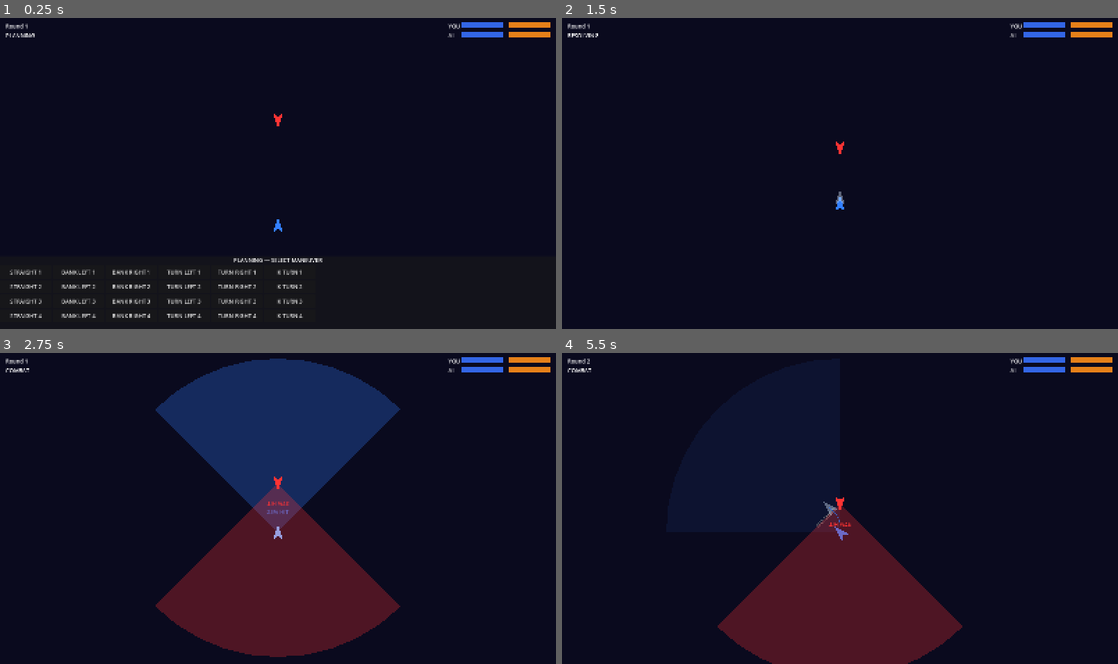
Above: before the commit, frames 1-4 (two rows, left to right).
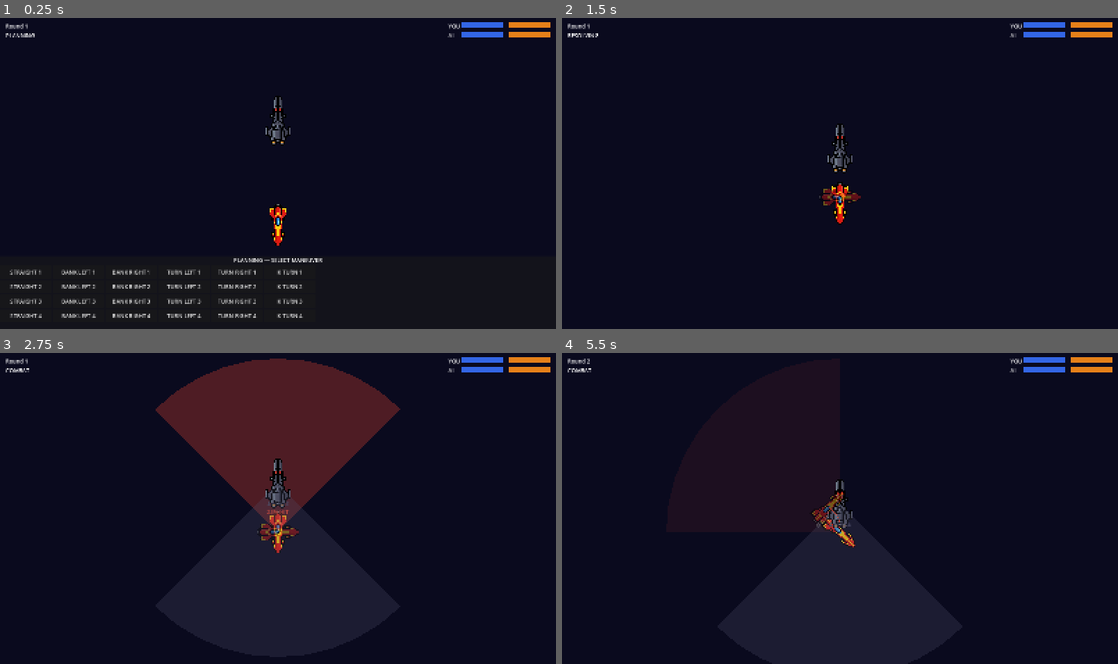
Above: after the commit, the same moments.

Repository: kavemankai/JaggedBuild
Game: Godot game, scene res://scenes/Main.tscn
Two runs of this game, one before a commit and one after it. Both use one fixed random seed, a clock stepped at 60 frames per second and the inputs below.
Inputs (mouse positions are in pixels of both pictures, inside the frame that each line leads up to):
- Up to frame 1 (0.25 s): no input
- Up to frame 2 (1.5 s): click "STRAIGHT 1" at 0.5 s; move the mouse to (962, 157) at 1.27 s
- Up to frame 3 (2.75 s): tap Enter at 2 s; move the mouse to (166, 524) at 2.02 s
- Up to frame 4 (5.5 s): tap Space at 2.75 s; move the mouse to (895, 440) at 2.77 s; move the mouse to (812, 570) at 3.52 s; click "BANK LEFT 1" at 4.25 s; move the mouse to (1006, 555) at 5.02 s

The runs differ from the first frame. In frame 1, 0.6% of the frame differs, in the area x 47-53%, y 25-74%; in frame 2, 0.8%; in frame 3, 27%, in the area x 28-72%, y 1-98%; in frame 4, 13%.

Commit message:
asset-swap: replace triangle placeholders with pixel art sprites
Swap Body Polygon2D -> Sprite2D in Ship.tscn and GhostShip.tscn.
Sprite2D rotation_degrees=90 corrects left-facing sprites to face up.
Scale=3 brings 40x25px art to arena-readable size. Filter=Nearest.

ship_texture @export on Ship allows per-instance texture override;
AIShip in Main.tscn loads ship_ai.png, PlayerShip uses Ship.tscn default.

Accent colours updated: player=Color(1,0.3,0.2), AI=Color(0.3,0.3,0.4).
Flash effects tween Sprite2D modulate instead of Polygon2D color.
All 10 reserve sprites copied to assets/ships/ for future use.

Co-Authored-By: Claude Sonnet 4.6 <noreply@anthropic.com>

Diff:
--- a/scenes/GhostShip.tscn
+++ b/scenes/GhostShip.tscn
@@ -1,16 +1,20 @@
-[gd_scene load_steps=2 format=3]
+[gd_scene load_steps=3 format=3]
 
 [ext_resource type="Script" path="res://scripts/GhostShip.gd" id="1"]
+[ext_resource type="Texture2D" path="res://assets/ships/ship_player.png" id="2"]
 
 [node name="GhostShip" type="Node2D"]
 visible = false
 script = ExtResource("1")
 
-[node name="GhostBody" type="Polygon2D" parent="."]
-color = Color(0.85, 0.92, 1.0, 0.4)
-polygon = PackedVector2Array(-14, 22, 0, -24, 14, 22, 0, 12)
+[node name="GhostBody" type="Sprite2D" parent="."]
+modulate = Color(1, 1, 1, 0.4)
+texture = ExtResource("2")
+rotation_degrees = 90.0
+scale = Vector2(3, 3)
+texture_filter = 1
 
 [node name="ArcLine" type="Line2D" parent="."]
-default_color = Color(0.2, 0.5, 1.0, 0.6)
+default_color = Color(1.0, 0.3, 0.2, 0.6)
 width = 2.0
 antialiased = true
--- a/scenes/Main.tscn
+++ b/scenes/Main.tscn
@@ -6,6 +6,7 @@
 [ext_resource type="PackedScene" path="res://scenes/SelectionPanel.tscn" id="4"]
 [ext_resource type="Script" path="res://scripts/AIController.gd" id="5"]
 [ext_resource type="PackedScene" path="res://scenes/HUD.tscn" id="6"]
+[ext_resource type="Texture2D" path="res://assets/ships/ship_ai.png" id="7"]
 
 [node name="Main" type="Node2D"]
 script = ExtResource("1")
@@ -24,7 +25,8 @@
 position = Vector2(800, 300)
 rotation = 3.14159265
 pilot_skill = 2
-accent_color = Color(1, 0.2, 0.2, 1)
+accent_color = Color(0.3, 0.3, 0.4, 1.0)
+ship_texture = ExtResource("7")
 
 [node name="GhostShip" parent="." instance=ExtResource("3")]
 
--- a/scenes/Ship.tscn
+++ b/scenes/Ship.tscn
@@ -1,17 +1,20 @@
-[gd_scene load_steps=2 format=3]
+[gd_scene load_steps=3 format=3]
 
 [ext_resource type="Script" path="res://scripts/Ship.gd" id="1"]
+[ext_resource type="Texture2D" path="res://assets/ships/ship_player.png" id="2"]
 
 [node name="Ship" type="Node2D"]
 script = ExtResource("1")
 
-[node name="Body" type="Polygon2D" parent="."]
-color = Color(0.2, 0.5, 1.0, 1.0)
-polygon = PackedVector2Array(-14, 22, 0, -24, 14, 22, 0, 12)
+[node name="Body" type="Sprite2D" parent="."]
+texture = ExtResource("2")
+rotation_degrees = 90.0
+scale = Vector2(3, 3)
+texture_filter = 1
 
 [node name="FiringArc" type="Polygon2D" parent="."]
 visible = false
-color = Color(0.2, 0.5, 1.0, 0.12)
+color = Color(1.0, 0.3, 0.2, 0.12)
 
 [node name="HitLabel" type="Label" parent="."]
 offset_left = -40.0
--- a/scripts/GhostShip.gd
+++ b/scripts/GhostShip.gd
@@ -1,6 +1,6 @@
 extends Node2D
 
-@onready var ghost_body: Polygon2D = $GhostBody
+@onready var ghost_body: Sprite2D = $GhostBody
 @onready var arc_line: Line2D = $ArcLine
 
 
--- a/scripts/Ship.gd
+++ b/scripts/Ship.gd
@@ -4,11 +4,11 @@
 @export var pilot_skill: int = 4
 @export var speed_options: Array = [1, 2, 3, 4]
 @export var bearing_options: Array = ["STRAIGHT", "BANK_LEFT", "BANK_RIGHT", "TURN_LEFT", "TURN_RIGHT", "K_TURN"]
-@export var accent_color: Color = Color(0.2, 0.5, 1.0, 1.0):
+@export var accent_color: Color = Color(1.0, 0.3, 0.2, 1.0):
 	set(v):
 		accent_color = v
-		if _body != null:
-			_body.color = v
+
+@export var ship_texture: Texture2D
 
 @export var attack: int = 3
 @export var defence: int = 2
@@ -20,13 +20,14 @@
 var was_bumped: bool = false
 var _arc_pts: Array = []
 
-@onready var _body: Polygon2D = $Body
+@onready var _body: Sprite2D = $Body
 @onready var _firing_arc: Polygon2D = $FiringArc
 @onready var _hit_label: Label = $HitLabel
 
 
 func _ready() -> void:
-	_body.color = accent_color
+	if ship_texture:
+		_body.texture = ship_texture
 	_build_arc_polygon()
 	_hit_label.add_theme_color_override("font_color", accent_color)
 
@@ -64,14 +65,14 @@
 
 func flash_shield() -> void:
 	var tween := create_tween()
-	tween.tween_property(_body, "color", Color.WHITE, 0.05)
-	tween.tween_property(_body, "color", accent_color, 0.15)
+	tween.tween_property(_body, "modulate", Color(0.5, 0.8, 1.0, 1.0), 0.05)
+	tween.tween_property(_body, "modulate", Color.WHITE, 0.15)
 
 
 func flash_hull() -> void:
 	var tween := create_tween()
-	tween.tween_property(_body, "color", Color.RED, 0.05)
-	tween.tween_property(_body, "color", accent_color, 0.2)
+	tween.tween_property(_body, "modulate", Color.RED, 0.05)
+	tween.tween_property(_body, "modulate", Color.WHITE, 0.2)
 
 
 func get_arc_position(t: float) -> Vector2:
Binary file added: assets/ships/ship_ai.png
Binary file added: assets/ships/ship_ai_alt.png
Binary file added: assets/ships/ship_alien.png
Binary file added: assets/ships/ship_compact_blue.png
Binary file added: assets/ships/ship_cruiser_dark.png
Binary file added: assets/ships/ship_fighter_colour.png
Binary file added: assets/ships/ship_fighter_green.png
Binary file added: assets/ships/ship_fighter_grey.png
Binary file added: assets/ships/ship_gunship_grey.png
Binary file added: assets/ships/ship_heavy_grey.png
Binary file added: assets/ships/ship_player.png
Binary file added: assets/ships/ship_player_alt.png
(and 1 more such lines)
